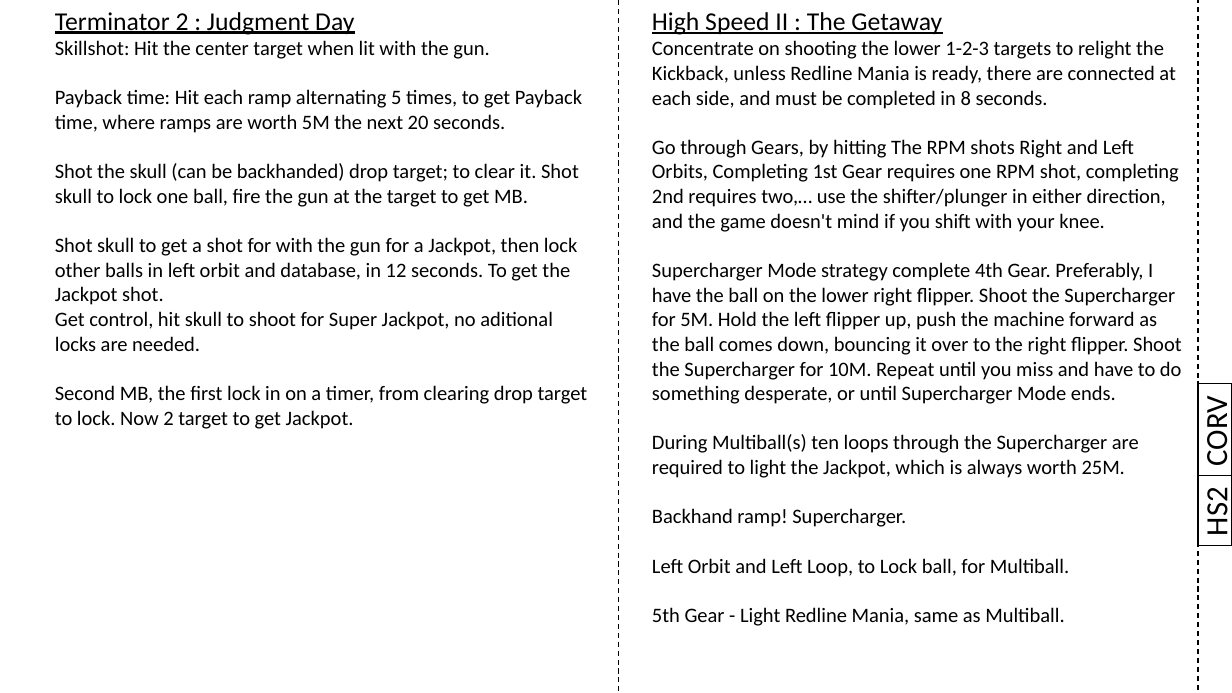
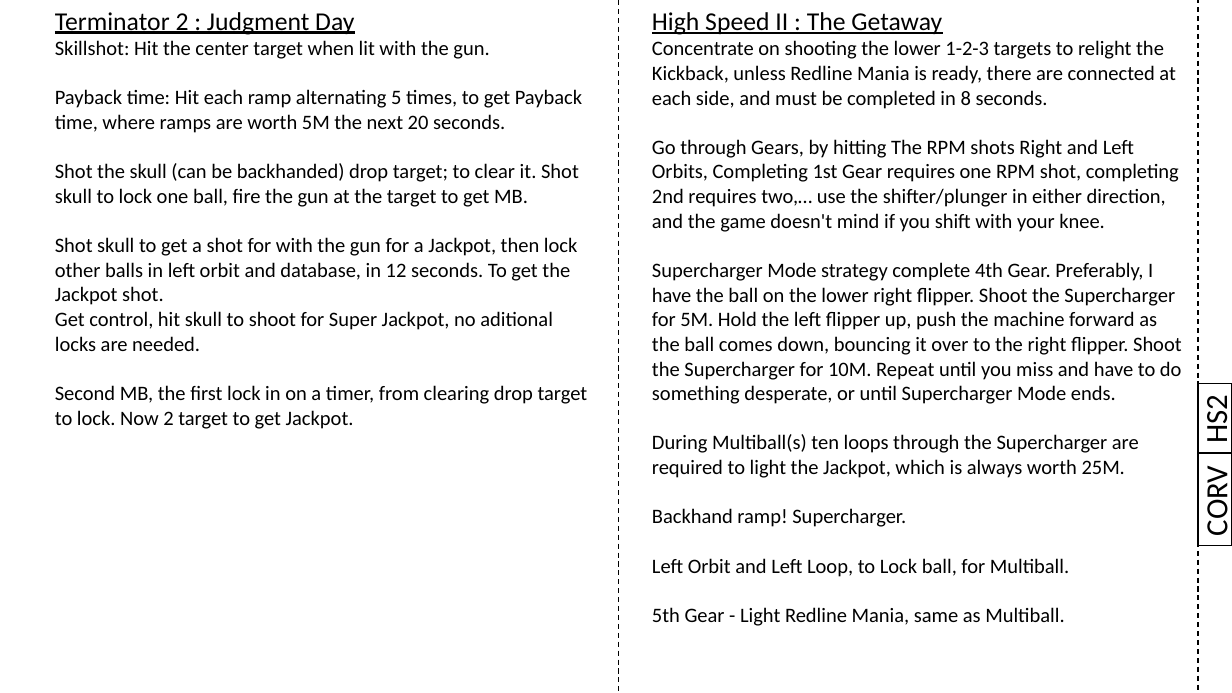
Before and after one commit to karstenbolge/PB, a slide deck: slide 8 of PB.pptx. Drawn at 1232x693 pixels with LibreOffice and Linux fonts; fonts in the diff are those of the drawing. Boxes give left, top, right and bottom in pixels: in the first picture for what was removed or moved away, otherwise in the second. Text is boxed around its words. In the diff, an @@ line names an element or a change of style, - is before the commit and + after.

```diff
--- a/PB.pptx
+++ b/PB.pptx
@@ rectangle "HS2": place and size @@
-rectangle "HS2" at <box>1198,476,1232,546</box>
+rectangle "HS2" at <box>1198,384,1232,453</box>
@@ rectangle "CORV": place and size @@
-rectangle "CORV" at <box>1198,383,1232,476</box>
+rectangle "CORV" at <box>1198,453,1232,546</box>
```
Also in this commit, not shown: 13 other slides changed.
